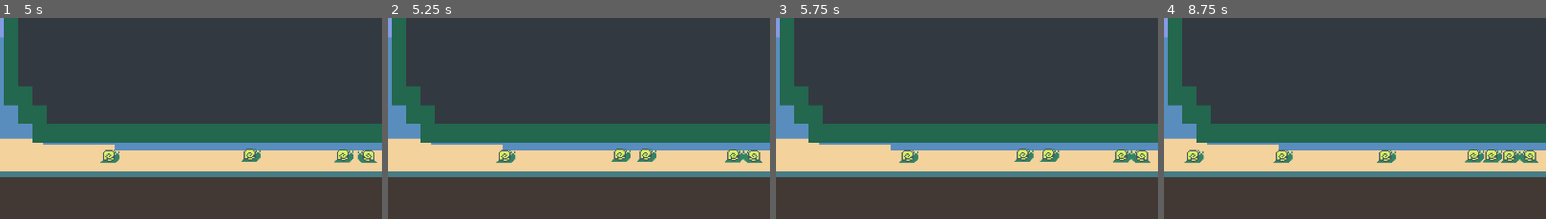
Above: before the commit, frames 1-4 (left to right).
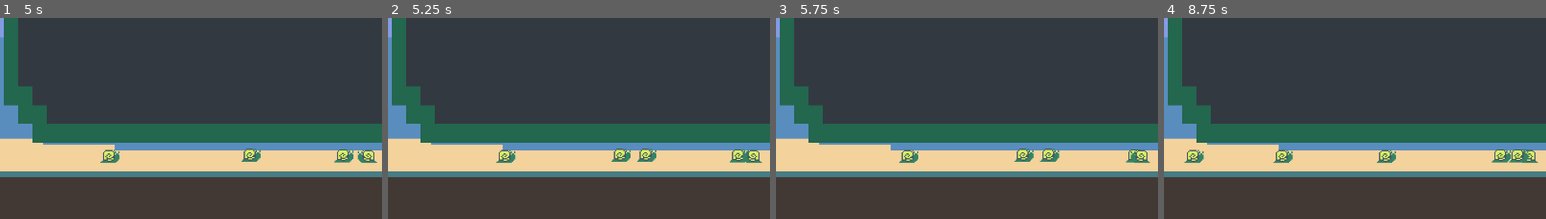
Above: after the commit, the same moments.

Repository: adrientremblay/ld56
Game: Godot game, scene res://scenes/game_screen.tscn
Same seed, same stepped clock (60 frames per second), same inputs: the game is played once before the commit and once after it.
Inputs:
- Up to frame 1 (5 s): click "Creatures" at 0.5 s; click "buy snail" at 1.25 s; click "Creatures" at 2 s; click "Creatures" at 2.75 s; click "buy snail" at 3.5 s; click "buy snail" at 4.25 s
- Up to frame 2 (5.25 s): tap Enter at 5 s
- Up to frame 3 (5.75 s): no input
- Up to frame 4 (8.75 s): tap Space at 5.75, 8 s; tap Enter at 7.25 s
The pictures show only the part of the screen within x 20-70%, y 50-100%; the shares and areas given below are measured in that part.

Frame 1 is identical in both runs. In frame 2, 0.3% of the frame differs, in the area x 88-98%, y 65-73%; in frame 3, 0.4%; in frame 4, 1.0%, in the area x 78-98%, y 65-73%.

Commit message:
spokesman icon

Diff:
--- a/scenes/land_creature.tscn
+++ b/scenes/land_creature.tscn
@@ -4,18 +4,18 @@
 [ext_resource type="Script" path="res://scripts/land_creature.gd" id="1_x0mip"]
 
 [sub_resource type="CircleShape2D" id="CircleShape2D_71wsm"]
-radius = 15.0333
+radius = 4.0
 
 [node name="LandCreature" type="CharacterBody2D"]
 script = ExtResource("1_x0mip")
 
+[node name="Sprite2D" type="Sprite2D" parent="."]
+scale = Vector2(2, 2)
+texture = ExtResource("1_ovnut")
+
 [node name="CollisionShape2D" type="CollisionShape2D" parent="."]
 position = Vector2(-1, 6)
 shape = SubResource("CircleShape2D_71wsm")
-
-[node name="Sprite2D" type="Sprite2D" parent="."]
-scale = Vector2(2, 2)
-texture = ExtResource("1_ovnut")
 
 [node name="NavigationAgent2D" type="NavigationAgent2D" parent="."]
 
Binary file added: assets/art/spokesman.aseprite
Binary file added: assets/art/spokesman.png
